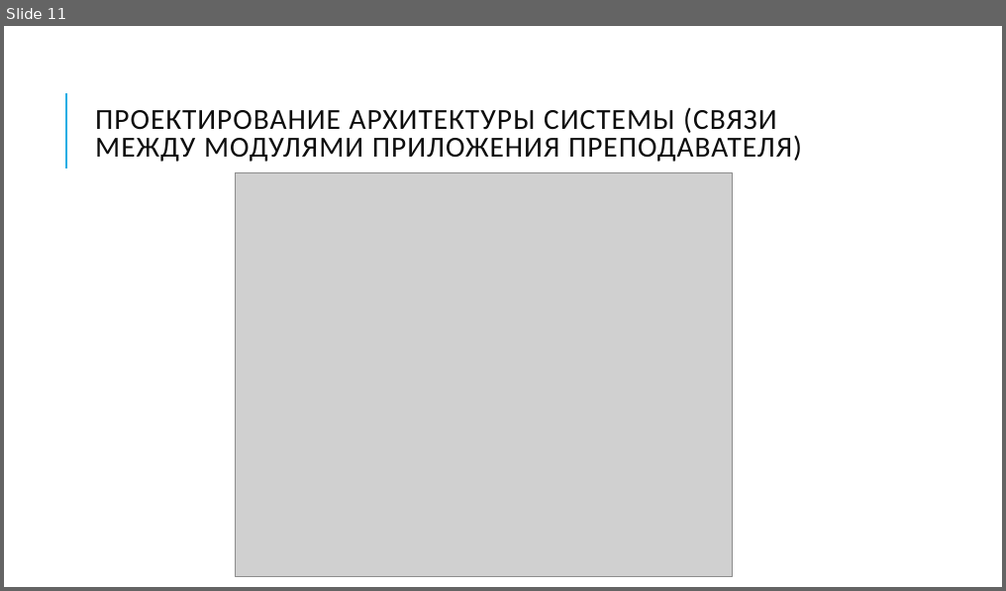
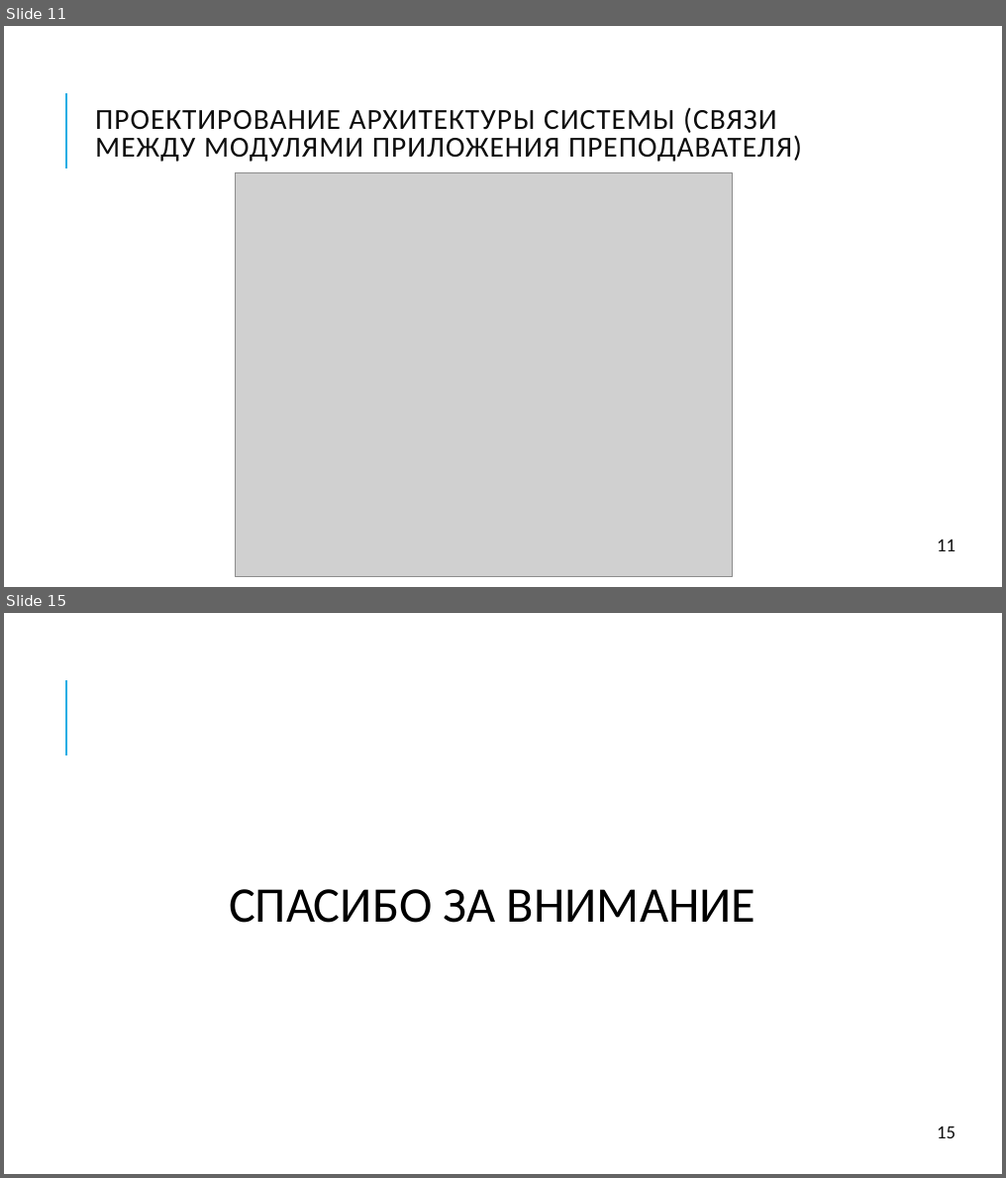
Before and after one commit to mpozdeevf/Diploma, a slide deck: Теория/Презентация ВКР Поздеев.pptx. Shown one above the other, each under a label of ours: slide 11 before the commit, slides 11 and 15 after it; the slides between them are not shown. The pictures are 1006x591 and 1006x1178 pixels, drawn with LibreOffice and Linux fonts; fonts in the diff are those of the drawing; grey boxes stand for pictures. Boxes give left, top, right and bottom in pixels: in the first picture for what was removed or moved away, otherwise in the second. Text is boxed around its words. In the diff, an @@ line names an element or a change of style, - is before the commit and + after.

```diff
--- a/Теория/Презентация ВКР Поздеев.pptx
+++ b/Теория/Презентация ВКР Поздеев.pptx
@@ slide 15 added at (4, 613, 1002, 1174), background #FFFFFF; not listed: 1 template element that a slide beside it also shows @@
@@ text added at (229, 889, 755, 923), 48 pt, text #000000 @@
+  СПАСИБО ЗА ВНИМАНИЕ
@@ text added at (937, 1127, 955, 1139), 18 pt, text #0D0D0D @@
+15
@@ slide 11 changed as well @@
@@ text added at (937, 540, 955, 552), 18 pt, text #0D0D0D @@
+11
```
Also in this commit, not shown: 10 other slides changed, 4 other slides added, 1 other file.
